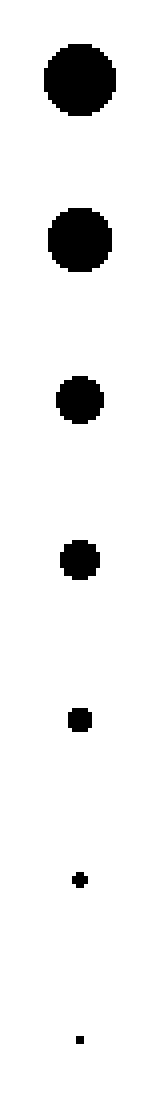
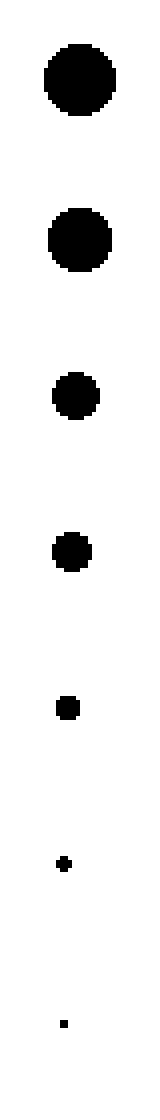
Layers edited between the first and the second 160x1120 image:
renamed "Shadow marble sink" to "Shadow marble sink shifted", painted on it over [52,372,104,1044]
